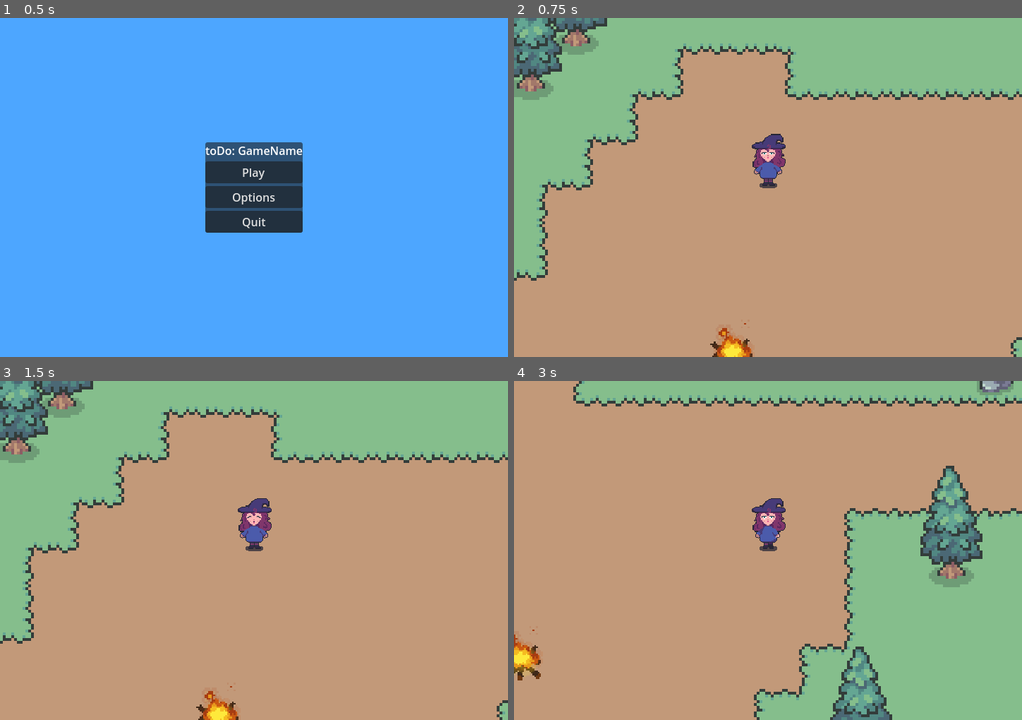
Above: before the commit, frames 1-4 (two rows, left to right).
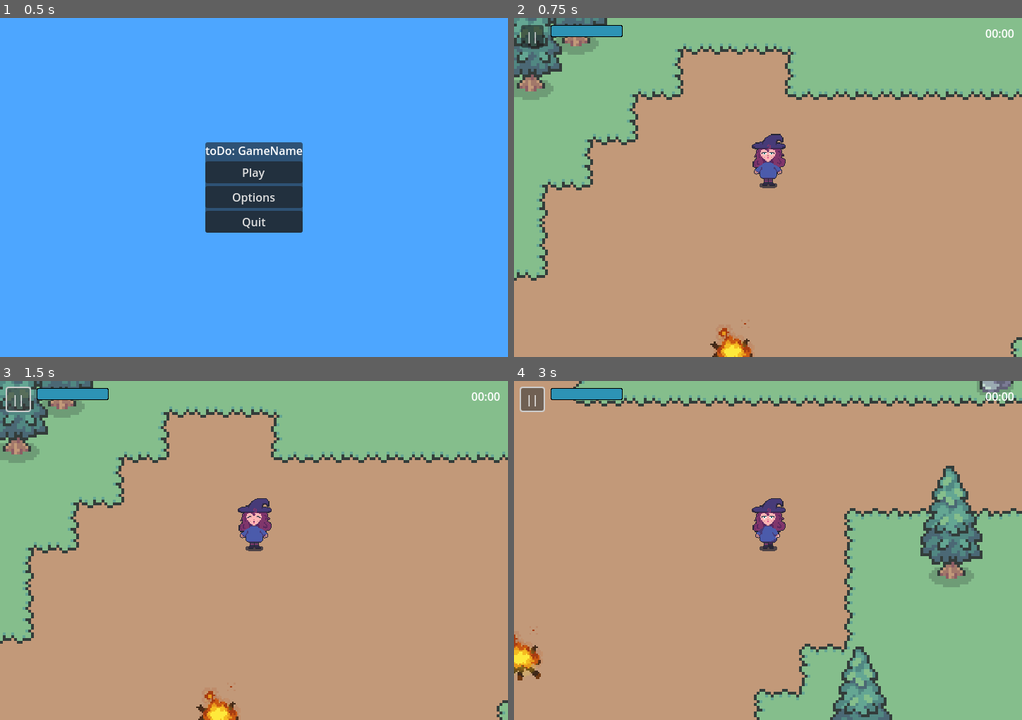
Above: after the commit, the same moments.

Repository: Sopheruss/ForestOfWonders_KikisAdventure
Game: Godot game, scene res://MenuStuff/MenuScenes/menu.tscn
Two runs of this game, one before a commit and one after it. Both use one fixed random seed, a clock stepped at 60 frames per second and the inputs below.
Inputs (mouse positions are in pixels of both pictures, inside the frame that each line leads up to):
- Up to frame 1 (0.5 s): no input
- Up to frame 2 (0.75 s): click "Play" at 0.5 s
- Up to frame 3 (1.5 s): click (20, 397) at 1.25 s, where only the run after the commit has a clickable "||"
- Up to frame 4 (3 s): tap Enter at 2 s; hold D (right) 2.03-2.78 s; hold E (interact) 2.03-2.78 s; hold S (down) from 2.78 s (still down); tap E (interact) at 2.85 s

Frame 1 is identical in both runs. In frame 2, 0.8% of the frame differs, in the area x 1-99%, y 2-9%; in frame 3, 0.9%; in frame 4, 1.0%, in the area x 1-99%, y 1-10%.

Commit message:
energy Bar
- added HUD to Player
- added Energy Bar (should work?, do not know how to integrate with interaction)

Diff:
--- a/HUD.tscn
+++ b/HUD.tscn
@@ -1,11 +1,72 @@
-[gd_scene format=3 uid="uid://befd823q5nx0y"]
+[gd_scene load_steps=5 format=3 uid="uid://befd823q5nx0y"]
+
+[ext_resource type="Script" path="res://energy_bar.gd" id="1_ndts4"]
+
+[sub_resource type="GDScript" id="GDScript_kxh8k"]
+script/source = "extends CanvasLayer
+
+
+func _on_pause_button_pressed() -> void:
+	print(\"pause pressed\")
+"
+
+[sub_resource type="StyleBoxFlat" id="StyleBoxFlat_tptfk"]
+bg_color = Color(0.533037, 0.533037, 0.533037, 1)
+border_width_left = 1
+border_width_top = 1
+border_width_right = 1
+border_width_bottom = 1
+border_color = Color(0, 0, 0, 1)
+corner_radius_top_left = 3
+corner_radius_top_right = 3
+corner_radius_bottom_right = 3
+corner_radius_bottom_left = 3
+expand_margin_left = 1.0
+expand_margin_top = 1.0
+expand_margin_right = 1.0
+expand_margin_bottom = 1.0
+shadow_color = Color(0, 0, 0, 1)
+anti_aliasing = false
+
+[sub_resource type="StyleBoxFlat" id="StyleBoxFlat_7jlqn"]
+bg_color = Color(0.176153, 0.57494, 0.708503, 1)
+corner_radius_top_left = 2
+corner_radius_top_right = 2
+corner_radius_bottom_right = 2
+corner_radius_bottom_left = 2
+shadow_color = Color(0, 0, 0, 0.839216)
+anti_aliasing = false
 
 [node name="HUD" type="CanvasLayer"]
+script = SubResource("GDScript_kxh8k")
 
 [node name="Clock" type="Label" parent="."]
-offset_right = 40.0
-offset_bottom = 23.0
+anchors_preset = 1
+anchor_left = 1.0
+anchor_right = 1.0
+offset_left = -52.0
+offset_top = 10.0
+offset_right = -10.0
+offset_bottom = 33.0
+grow_horizontal = 0
+text = "00:00"
 
 [node name="PauseButton" type="Button" parent="."]
-offset_right = 8.0
-offset_bottom = 8.0
+offset_left = 10.0
+offset_top = 10.0
+offset_right = 42.0
+offset_bottom = 42.0
+text = "||"
+
+[node name="EnergyBar" type="ProgressBar" parent="."]
+offset_left = 53.0
+offset_top = 11.0
+offset_right = 153.0
+offset_bottom = 26.0
+theme_override_styles/background = SubResource("StyleBoxFlat_tptfk")
+theme_override_styles/fill = SubResource("StyleBoxFlat_7jlqn")
+value = 60.0
+show_percentage = false
+script = ExtResource("1_ndts4")
+
+[connection signal="pressed" from="PauseButton" to="." method="_on_pause_button_pressed"]
--- /dev/null
+++ b/energy_bar.gd
@@ -0,0 +1,16 @@
+extends ProgressBar
+
+var energy = 0 : set = _set_energy
+
+func _set_energy(new_energy):
+	var preV_energy = energy
+	energy = min(max_value, new_energy)
+	value = energy
+
+	if energy <= 0:
+		queue_free()  #TODO: add functionality here
+
+func init_energy(_energy):
+	energy = _energy
+	max_value = energy
+	value = energy
--- a/player.gd
+++ b/player.gd
@@ -1,11 +1,15 @@
 extends CharacterBody2D
 
+@onready var energyBar = $HUD/EnergyBar #set parameters for energybar in hud in palyer
 @export var speed = 100
 var screen_size
+var energy
 
 # Called when the node enters the scene tree for the first time.
 func _ready():
+	energy = 100
 	screen_size = get_viewport_rect().size
+	energyBar.init_energy(energy) #starting with 100 energy
 
 
 # Called every frame. 'delta' is the elapsed time since the previous frame.
@@ -44,3 +48,7 @@
 	position += velocity * delta
 
 	velocity = move_and_slide()
+
+
+func _set_enegry(value):
+	energyBar.energy = energy
--- a/player.tscn
+++ b/player.tscn
@@ -1,7 +1,8 @@
-[gd_scene load_steps=35 format=3 uid="uid://cwhngeb8vo338"]
+[gd_scene load_steps=36 format=3 uid="uid://cwhngeb8vo338"]
 
 [ext_resource type="Script" path="res://player.gd" id="1_ra6gl"]
 [ext_resource type="Texture2D" uid="uid://vfd860oxfmwh" path="res://asset/KikiWithShadows.png" id="2_x4pc7"]
+[ext_resource type="PackedScene" uid="uid://befd823q5nx0y" path="res://HUD.tscn" id="3_p0e50"]
 
 [sub_resource type="AtlasTexture" id="AtlasTexture_5ei4g"]
 atlas = ExtResource("2_x4pc7")
@@ -279,3 +280,5 @@
 limit_right = 1343
 limit_bottom = 1260
 editor_draw_limits = true
+
+[node name="HUD" parent="." instance=ExtResource("3_p0e50")]
